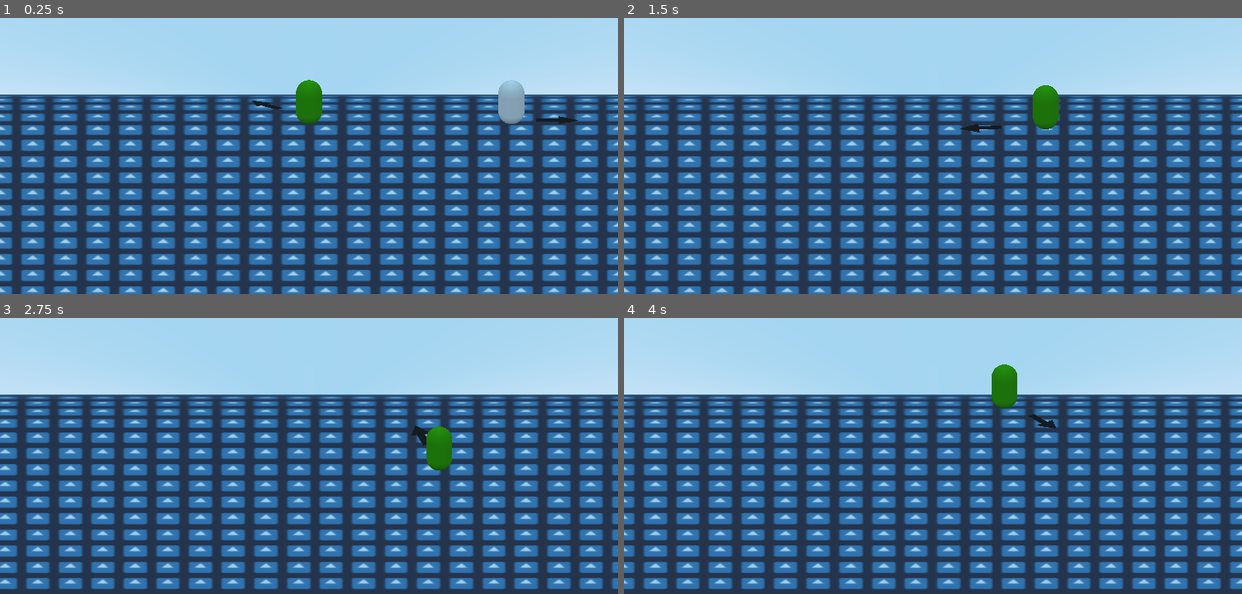
Above: before the commit, frames 1-4 (two rows, left to right).
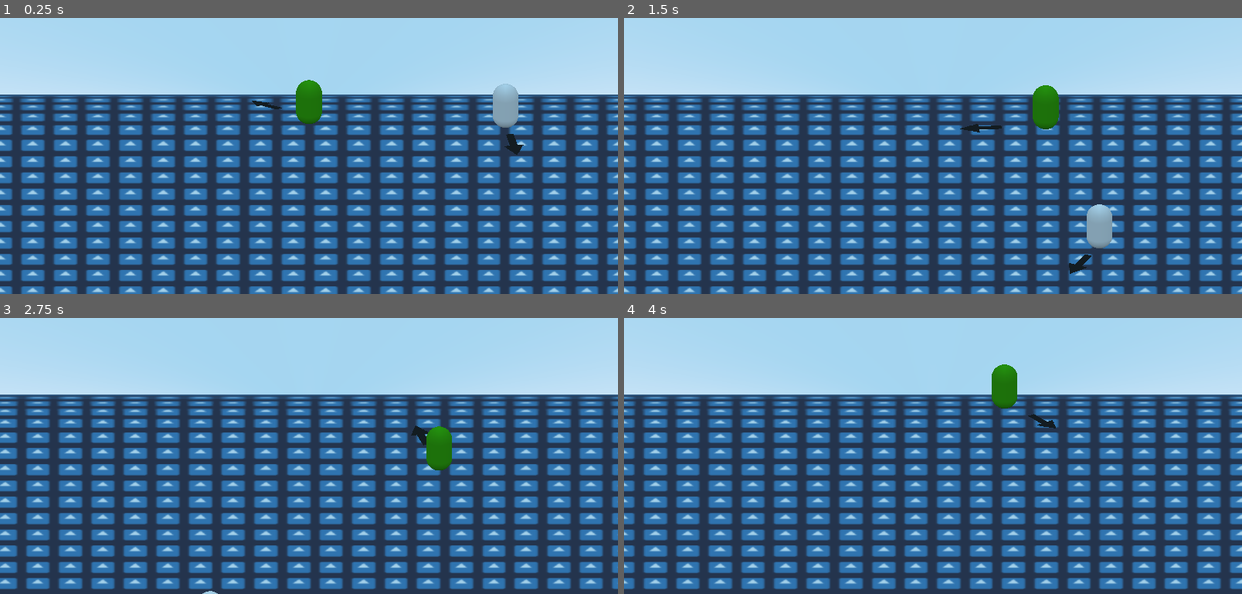
Above: after the commit, the same moments.

Repository: MTareqAzim/tag
Game: Godot game, scene res://Scenes/Worlds/World.tscn
Same seed, same stepped clock (60 frames per second), same inputs: the game is played once before the commit and once after it. The engine's default icon, where the game draws it, is replaced by a stand-in: a white triangle on a blue panel in a dark square.
Inputs (mouse positions are in pixels of both pictures, inside the frame that each line leads up to):
- Up to frame 1 (0.25 s): no input
- Up to frame 2 (1.5 s): move the mouse to (1068, 103) at 0.52 s; hold D (move_right) 0.53-1.28 s; move the mouse to (809, 136) at 1.27 s; hold S (move_back) from 1.28 s (still down)
- Up to frame 3 (2.75 s): move the mouse to (370, 342) at 2.02 s; release S (move_back) at 2.03 s; hold D (move_right) from 2.03 s (still down)
- Up to frame 4 (4 s): move the mouse to (902, 489) at 2.77 s; release D (move_right) at 2.78 s; hold W (move_forward) 2.78-3.53 s; move the mouse to (1118, 472) at 3.52 s; hold A (move_left) from 3.53 s (still down)

The runs differ from the first frame. In frame 1, 0.5% of the frame differs, in the area x 79-94%, y 22-50%; in frame 2, 0.7%, in the area x 72-79%, y 67-93%; in frame 3, less than 0.1%; in frame 4, nothing differs.

Commit message:
Tweaked Mentor AI.

Diff:
--- a/Scenes/Mentor/Mentor.tscn
+++ b/Scenes/Mentor/Mentor.tscn
@@ -33,7 +33,7 @@
 extents = Vector3( 0.1, 0.36, 0.1 )
 
 [sub_resource type="SphereShape" id=9]
-radius = 2.0
+radius = 1.5
 
 [sub_resource type="ShaderMaterial" id=8]
 shader = ExtResource( 15 )
@@ -59,6 +59,8 @@
 collision_mask = 48
 script = ExtResource( 1 )
 max_speed = 500.0
+friction = 10.0
+acceleration = 5.0
 
 [node name="CollisionShape" type="CollisionShape" parent="."]
 transform = Transform( 1, 0, 0, 0, -4.37114e-08, 1, 0, -1, -4.37114e-08, 0, 0.36, 0 )
@@ -113,6 +115,8 @@
 script = ExtResource( 11 )
 rays_path = NodePath("../Rays")
 state_machine_path = NodePath("../StateMachine")
+dash_area_path = NodePath("../Dash")
+dash_cooldown = 2.0
 
 [node name="Buffer" type="Node" parent="."]
 script = ExtResource( 2 )
@@ -162,7 +166,7 @@
 "target": NodePath("../../Target")
 }
 variables = {
-"dash_distance": 3.0,
+"dash_distance": 2.0,
 "dash_duration": 0.3
 }
 
--- a/Scenes/Mentor/mentor.gd
+++ b/Scenes/Mentor/mentor.gd
@@ -1,9 +1,13 @@
 extends Entity
 
 export(NodePath) var target
+export(NodePath) var arena
 
 onready var _target = get_node(target)
+onready var _arena = get_node(arena)
 
 
 func _ready():
 	$Input.target = _target
+	$Input.arena = _arena.get_bounds()
+	$Input.assign_checkpoint()
--- a/Scenes/Mentor/mentor_input_handler.gd
+++ b/Scenes/Mentor/mentor_input_handler.gd
@@ -2,22 +2,64 @@
 
 export(NodePath) var rays_path
 export(NodePath) var state_machine_path
+export(NodePath) var dash_area_path
 export var safe_distance := 5.0
 export var dash_cooldown := 3.0
+export var target_dash_threshold := 6.0
+export var checkpoint_reached_distance := 2.0
 
 onready var _rays : Spatial = get_node(rays_path)
 onready var _state_machine : StateMachine = get_node(state_machine_path)
+onready var _dash_area : Area = get_node(dash_area_path)
 
 var ray_scores : Dictionary
 var target : Entity
+var arena : Rect2
+var checkpoint : Vector2
 var final_direction : Vector2 = Vector2.RIGHT
 var can_dash : bool = true
+var target_dashing : bool = false
+var perpendicular_direction : Vector2 = Vector2.ZERO
 
 
 func _physics_process(delta):
 	ray_scores = _rays.get_ray_scores()
+	_reach_checkpoint()
+	_target_dashing()
 	_modify_ray_scores()
 	_assign_direction()
+
+
+func _reach_checkpoint():
+	var rays_origin = _rays.global_transform.origin
+	var rays_position = Vector2(rays_origin.x, rays_origin.z)
+	var distance_to_checkpoint = rays_position.distance_to(checkpoint)
+
+	if distance_to_checkpoint <= checkpoint_reached_distance:
+		assign_checkpoint()
+
+
+func _target_dashing():
+	var target_velocity = target.get_velocity_2d()
+	var target_is_dashing = target_velocity.length() >= target_dash_threshold
+
+	if not target_dashing:
+		if target_is_dashing:
+			var rays_origin = _rays.global_transform.origin
+			var target_origin = target.global_transform.origin
+
+			var rays_position = Vector2(rays_origin.x, rays_origin.z)
+			var target_position = Vector2(target_origin.x, target_origin.z)
+
+			var closest_point = Geometry.get_closest_point_to_segment_uncapped_2d(
+				rays_position, target_position, target_position + target_velocity)
+
+			target_dashing = true
+			perpendicular_direction = (rays_position - closest_point).normalized()
+	else:
+		if not target_is_dashing:
+			target_dashing = false
+			perpendicular_direction = Vector2.ZERO
 
 
 func _modify_ray_scores():
@@ -30,39 +72,54 @@
 	var direction_to_target = rays_position.direction_to(target_position)
 	var distance_to_target = rays_position.distance_to(target_position)
 
+	var direction_to_checkpoint = rays_position.direction_to(checkpoint)
+
 	for direction in ray_scores.keys():
-		var direction_factor = clamp(direction_to_target.dot(direction), 0.0, 1.0)
+		var direction_factor = clamp(direction_to_target.dot(direction), 0.1, 1.0)
 		var distance_factor = 1.0 - clamp(pow(0.5, safe_distance - distance_to_target), 0.0, 1.0)
 		var multiplier = 1.0 - (direction_factor * distance_factor)
 
-		ray_scores[direction] = ray_scores[direction] * multiplier
+		var checkpoint_multiplier = clamp(direction_to_checkpoint.dot(direction), 0.1, 1.0)
+
+		var original_score = ray_scores[direction]
+		var multiplied_score = original_score * multiplier
+		var checkpoint_score = original_score * checkpoint_multiplier
+		var scaled_score = (multiplied_score + checkpoint_score) / (2 * original_score)
+
+		if target_dashing and distance_to_target < safe_distance:
+			var side_step_multiplier = clamp(perpendicular_direction.dot(direction), 0.1, 1.0)
+			var side_step_score = original_score * side_step_multiplier
+			scaled_score = multiplied_score + side_step_score
+
+		ray_scores[direction] = scaled_score
 
 
 func _assign_direction():
 	var cumulative_direction := Vector2.ZERO
 
 	for direction in ray_scores:
-		cumulative_direction += direction * pow(ray_scores[direction], 2)
+		cumulative_direction += direction * ray_scores[direction]
 
 	final_direction = cumulative_direction.normalized()
 
 
 func get_direction() -> Vector2:
-	var direction = Vector2(round(final_direction.x), round(final_direction.y))
-	return direction
+	return final_direction
 
 
 func get_mouse_position() -> Vector3:
 	return Vector3(final_direction.x, 0.0, final_direction.y)
 
 
-func _lock_dash():
-	can_dash = false
-	yield(get_tree().create_timer(dash_cooldown), "timeout")
-	can_dash = true
+func assign_checkpoint():
+	var random_x = randf()
+	var random_y = randf()
+
+	var local_position = Vector2(arena.size.x * random_x, arena.size.y * random_y)
+	checkpoint = arena.position + local_position
 
 
-func _on_body_entered(body: PhysicsBody):
+func _try_to_dash(body: PhysicsBody):
 	if not body.is_in_group("player"):
 		return
 
@@ -78,5 +135,18 @@
 	_state_machine.handle_input(dash_event)
 
 
+func _lock_dash():
+	can_dash = false
+	yield(get_tree().create_timer(dash_cooldown), "timeout")
+	can_dash = true
+
+	for body in _dash_area.get_overlapping_bodies():
+		_try_to_dash(body)
+
+
+func _on_body_entered(body: PhysicsBody):
+	_try_to_dash(body)
+
+
 func _on_animation_finished(anim_name):
 	_state_machine.on_animation_finished(anim_name)
--- a/Scenes/Player/Player.tscn
+++ b/Scenes/Player/Player.tscn
@@ -103,7 +103,7 @@
 
 [sub_resource type="Animation" id=11]
 resource_name = "predash"
-length = 0.1
+length = 0.2
 step = 0.05
 tracks/0/type = "value"
 tracks/0/path = NodePath("LookPivot/AbsoluteDestruction/CollisionShape:disabled")
@@ -284,6 +284,7 @@
 
 [node name="Predash" parent="StateMachine" instance=ExtResource( 18 )]
 dependencies = {
+"body": NodePath("../.."),
 "input": NodePath("../../Input"),
 "look_target": NodePath("../../LookTarget"),
 "target": NodePath("../../Target")
@@ -304,6 +305,7 @@
 
 [node name="Stunned" parent="StateMachine" instance=ExtResource( 20 )]
 dependencies = {
+"body": NodePath("../.."),
 "input": NodePath("../../Input"),
 "target": NodePath("../../Target")
 }
--- a/Scenes/Player/States/Predash.tscn
+++ b/Scenes/Player/States/Predash.tscn
@@ -1,15 +1,17 @@
-[gd_scene load_steps=5 format=2]
+[gd_scene load_steps=6 format=2]
 
 [ext_resource path="res://Utils/State Machine/State/component_state.gd" type="Script" id=1]
 [ext_resource path="res://Scenes/Player/target_direction_state_component.gd" type="Script" id=2]
 [ext_resource path="res://Utils/State Machine/State/State Components/Transitions/animation_finished_transition_state_component.gd" type="Script" id=3]
 [ext_resource path="res://Utils/Grouping Node/grouping_node.gd" type="Script" id=4]
+[ext_resource path="res://Utils/State Machine/State/State Components/Node State Components/Enter/call_function_enter_state_component.gd" type="Script" id=5]
 
 [node name="Predash" type="Node"]
 script = ExtResource( 1 )
 state_name = "predash"
 push_down = true
 dependencies = {
+"body": NodePath(""),
 "input": NodePath(""),
 "look_target": NodePath(""),
 "target": NodePath("")
@@ -22,6 +24,12 @@
 script = ExtResource( 2 )
 target_direction_key = "look_target"
 
+[node name="Velocity2D" type="Node" parent="."]
+script = ExtResource( 5 )
+node_key = "body"
+FUNCTION_NAME = "set_velocity_2d"
+args = [ Vector2( 0, 0 ) ]
+
 [node name="Transitions" type="Node" parent="."]
 script = ExtResource( 4 )
 
--- a/Scenes/Player/States/Stunned.tscn
+++ b/Scenes/Player/States/Stunned.tscn
@@ -1,9 +1,10 @@
-[gd_scene load_steps=5 format=2]
+[gd_scene load_steps=6 format=2]
 
 [ext_resource path="res://Utils/State Machine/State/component_state.gd" type="Script" id=1]
 [ext_resource path="res://Utils/State Machine/State/State Components/Transitions/animation_finished_transition_state_component.gd" type="Script" id=2]
 [ext_resource path="res://Utils/Grouping Node/grouping_node.gd" type="Script" id=3]
 [ext_resource path="res://Scenes/Player/target_direction_state_component.gd" type="Script" id=4]
+[ext_resource path="res://Utils/State Machine/State/State Components/Node State Components/Enter/call_function_enter_state_component.gd" type="Script" id=5]
 
 [node name="Stunned" type="Node"]
 script = ExtResource( 1 )
@@ -11,12 +12,19 @@
 push_down = true
 overwrite = true
 dependencies = {
+"body": NodePath(""),
 "input": NodePath(""),
 "target": NodePath("")
 }
 
 [node name="Target" type="Node" parent="."]
 script = ExtResource( 4 )
+
+[node name="Velocity2D" type="Node" parent="."]
+script = ExtResource( 5 )
+node_key = "body"
+FUNCTION_NAME = "set_velocity_2d"
+args = [ Vector2( 0, 0 ) ]
 
 [node name="Transitions" type="Node" parent="."]
 script = ExtResource( 3 )
--- a/Scenes/Worlds/World.tscn
+++ b/Scenes/Worlds/World.tscn
@@ -6,6 +6,7 @@
 [ext_resource path="res://Scenes/Player/Player.tscn" type="PackedScene" id=4]
 [ext_resource path="res://Scenes/Mentor/Mentor.tscn" type="PackedScene" id=5]
 [ext_resource path="res://Scenes/Worlds/wall.gd" type="Script" id=6]
+[ext_resource path="res://Scenes/Worlds/level.gd" type="Script" id=7]
 
 [sub_resource type="BoxShape" id=1]
 extents = Vector3( 20, 0.1, 20 )
@@ -55,6 +56,7 @@
 [node name="World" type="Spatial" groups=["world"]]
 
 [node name="Level" type="Spatial" parent="."]
+script = ExtResource( 7 )
 
 [node name="Floor" type="StaticBody" parent="Level"]
 transform = Transform( 1, 0, 0, 0, 1, 0, 0, 0, 1, 0, -0.1, 0 )
@@ -162,6 +164,7 @@
 [node name="Mentor" parent="." instance=ExtResource( 5 )]
 transform = Transform( 1, 0, 0, 0, 1, 0, 0, 0, 1, 2.99174, 0, 0 )
 target = NodePath("../Player")
+arena = NodePath("../Level")
 
 [connection signal="area_entered" from="Level/Right/Area" to="Level/Right" method="_on_area_entered"]
 [connection signal="area_entered" from="Level/Left/Area" to="Level/Left" method="_on_area_entered"]
--- /dev/null
+++ b/Scenes/Worlds/level.gd
@@ -0,0 +1,10 @@
+extends Spatial
+
+
+func get_bounds() -> Rect2:
+	var size = $Floor/MeshInstance.mesh.size
+	size -= Vector2(4.0, 4.0)
+	var origin = global_transform.origin
+	var position = Vector2(origin.x, origin.z) - size/2.0
+
+	return Rect2(position, size)
--- a/Utils/Entity/State Components/Look Direction/look_direction_state_component.gd
+++ b/Utils/Entity/State Components/Look Direction/look_direction_state_component.gd
@@ -9,6 +9,9 @@
 
 func update(_delta: float) -> void:
 	var look_direction = _input_handler.get_direction()
+
+	look_direction.x = round(look_direction.x)
+	look_direction.y = round(look_direction.y)
 
 	_update_look_direction(look_direction)
 
--- /dev/null
+++ b/Utils/Random/randomize.gd
@@ -0,0 +1,5 @@
+extends Node
+
+
+func _ready():
+	randomize()
--- a/project.godot
+++ b/project.godot
@@ -330,6 +330,10 @@
 run/main_scene="res://Scenes/Worlds/World.tscn"
 config/icon="res://icon.png"
 
+[autoload]
+
+Randomize="*res://Utils/Random/randomize.gd"
+
 [display]
 
 window/size/height=576
Not shown: 1 places in Scenes/Worlds/World.tscn that only renumber resources
